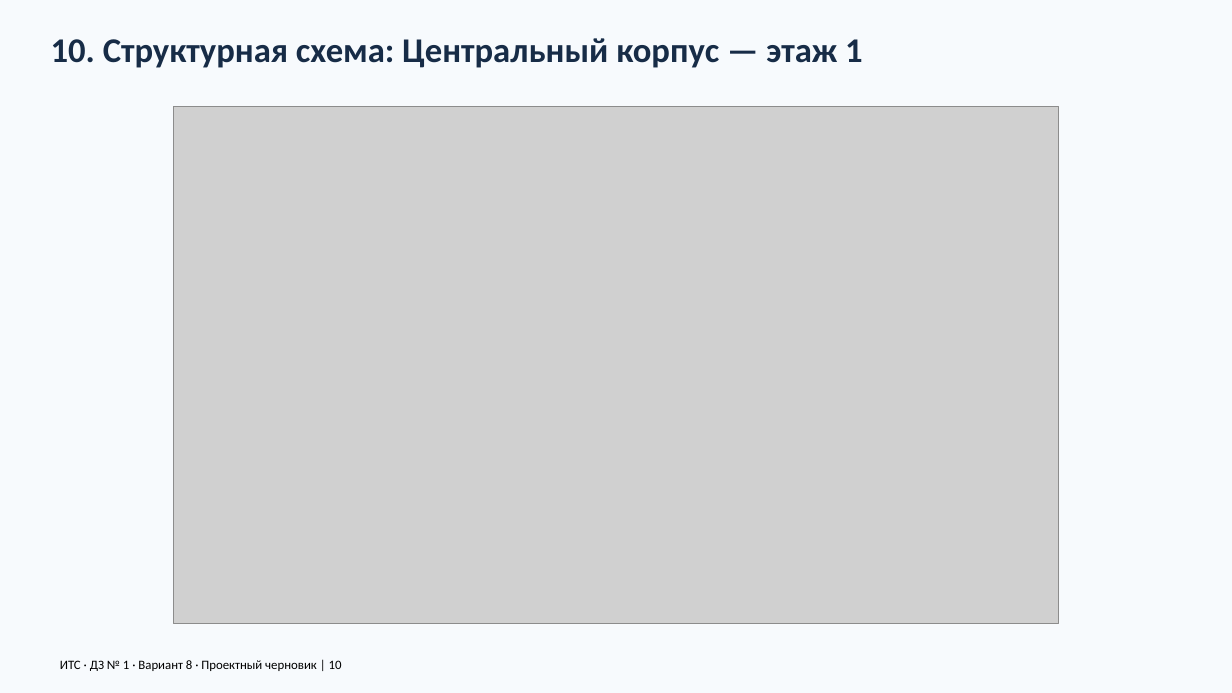
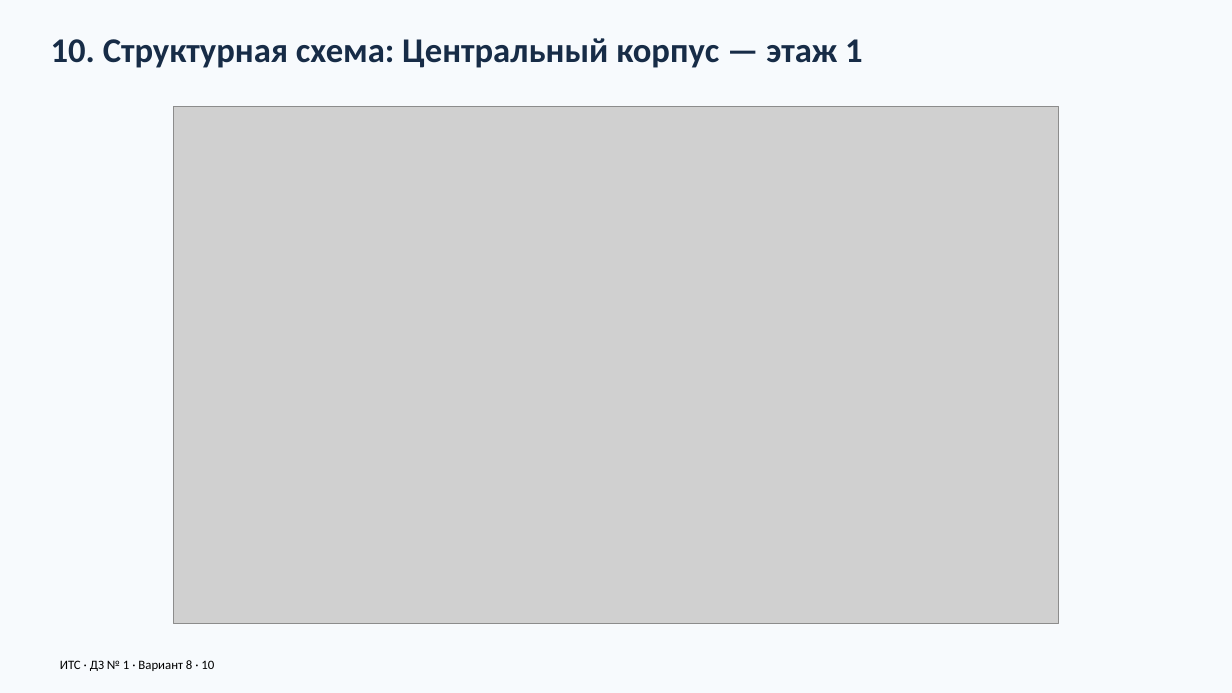
Before and after one commit to warofconnection/dz, a slide deck: slide 10 of docs/Презентация_вариант_8.pptx. Drawn at 1232x693 pixels with LibreOffice and Linux fonts; fonts in the diff are those of the drawing; grey boxes stand for pictures. Boxes give left, top, right and bottom in pixels: in the first picture for what was removed or moved away, otherwise in the second. Text is boxed around its words. In the diff, an @@ line names an element or a change of style, - is before the commit and + after.

```diff
--- a/docs/Презентация_вариант_8.pptx
+++ b/docs/Презентация_вариант_8.pptx
@@ text at (x1=60, y1=660, x2=214, y2=671): text changed @@
-ИТС · ДЗ № 1 · Вариант 8 · Проектный черновик | 10
+ИТС · ДЗ № 1 · Вариант 8 · 10
```
Also in this commit, not shown: 17 other slides changed, 11 other files.
